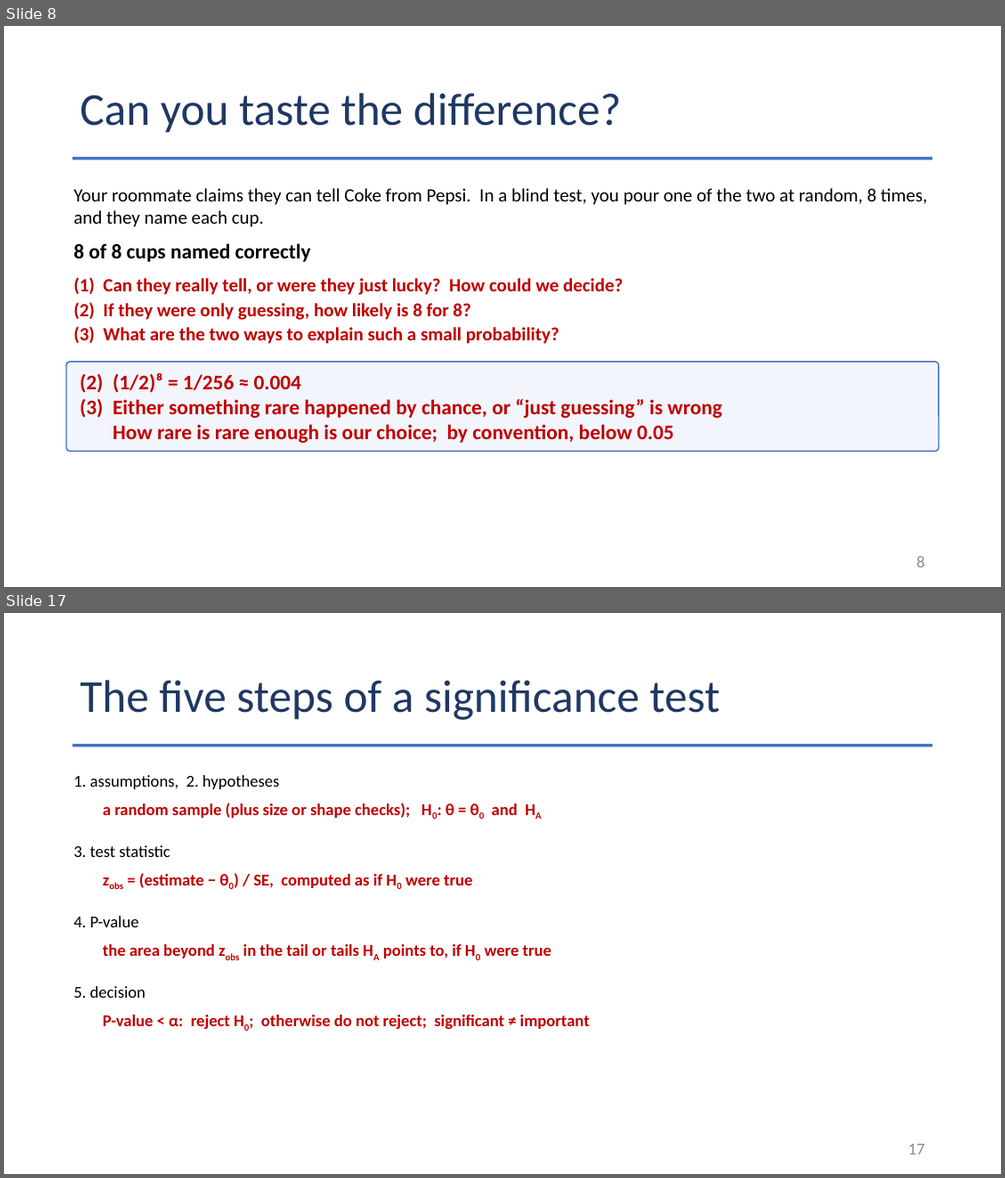
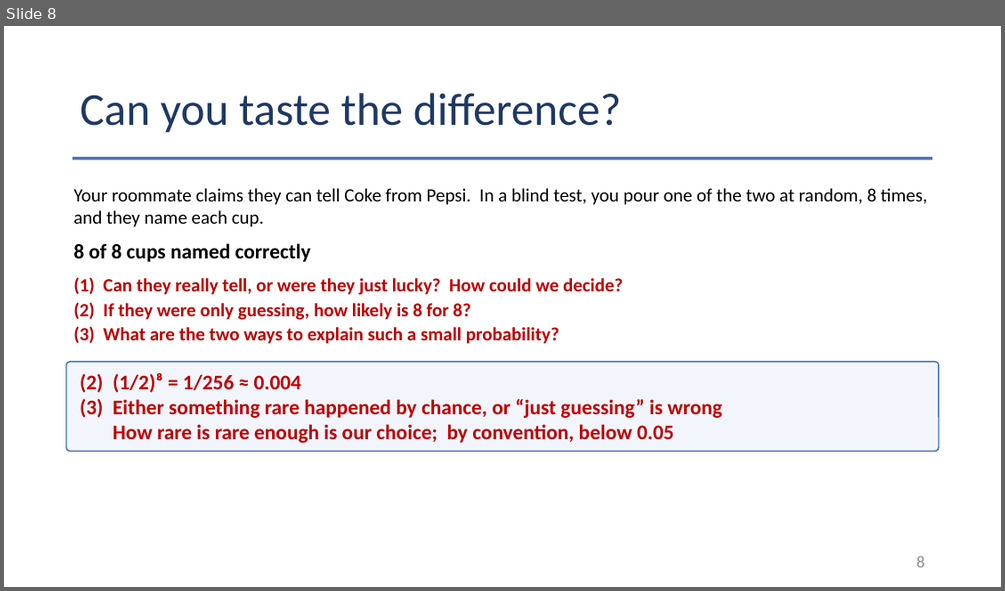
Before and after one commit to Jarred6068/Kvamme_UI_STAT251, a slide deck: docs/lecture_slides/Week 10/2026/Week10_Lecture22_Slides_10_26_2026.pptx. Shown one above the other, each under a label of ours: slides 8 and 17 before the commit, slide 8 after it; the slides between them are not shown. The pictures are 1005x1178 and 1005x591 pixels, drawn with LibreOffice and Linux fonts; fonts in the diff are those of the drawing. Boxes give left, top, right and bottom in pixels: in the first picture for what was removed or moved away, otherwise in the second. Text is boxed around its words. In the diff, an @@ line names an element or a change of style, - is before the commit and + after.

```diff
--- a/docs/lecture_slides/Week 10/2026/Week10_Lecture22_Slides_10_26_2026.pptx
+++ b/docs/lecture_slides/Week 10/2026/Week10_Lecture22_Slides_10_26_2026.pptx
@@ slide 17 removed at box(4, 613, 1001, 1174), background #FFFFFF @@
@@ title removed at box(80, 680, 720, 720) @@
-The five steps of a significance test
@@ rectangle removed at box(73, 744, 933, 747) @@
@@ text removed at box(73, 775, 280, 789) @@
-1. assumptions, 2. hypotheses
@@ text removed at box(103, 803, 518, 818) @@
-a random sample (plus size or shape checks); H0: θ = θ0 and HA
@@ text removed at box(73, 845, 170, 857) @@
-3. test statistic
@@ text removed at box(139, 873, 472, 888) @@
-zobs = (estimate − θ0) / SE, computed as if H0 were true
@@ text removed at box(73, 916, 139, 927) @@
-4. P-value
@@ text removed at box(103, 944, 551, 958) @@
-the area beyond zobs in the tail or tails HA points to, if H0 were true
@@ text removed at box(73, 986, 146, 997) @@
-5. decision
@@ text removed at box(103, 1014, 590, 1029) @@
-P-value < α: reject H0; otherwise do not reject; significant ≠ important
@@ page number removed at box(908, 1143, 925, 1154) @@
-17
```
Also in this commit, not shown: 1 slide changed, 8 other slides removed, 40 other files.
